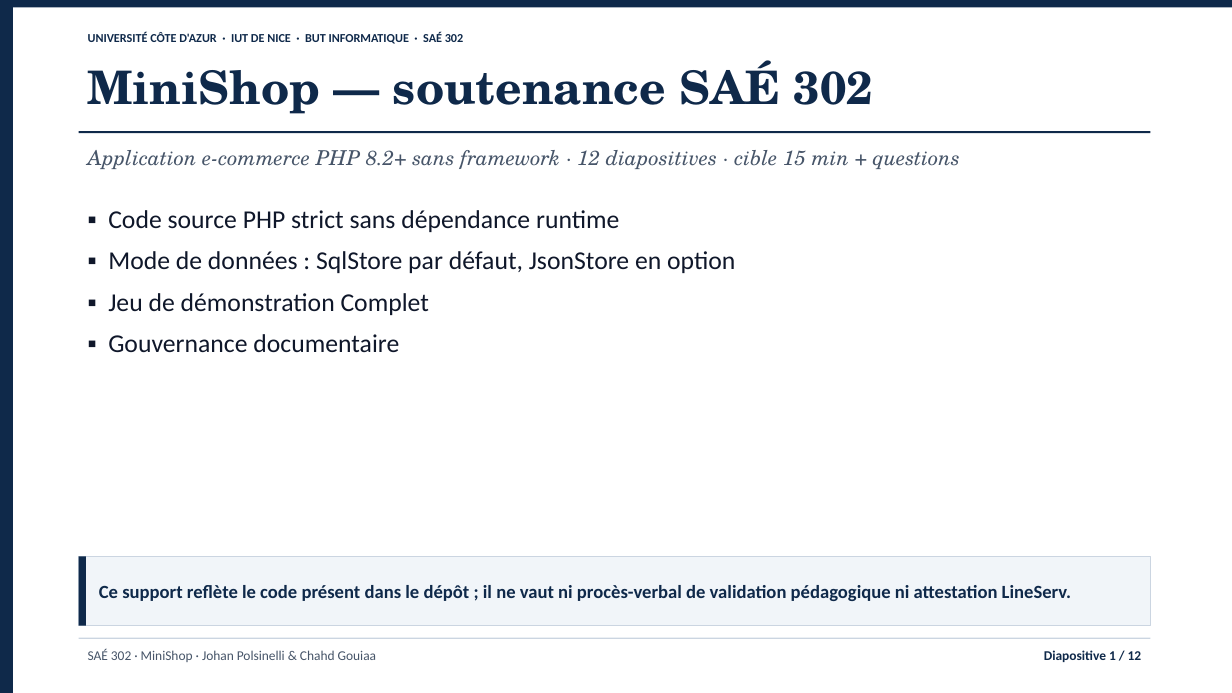
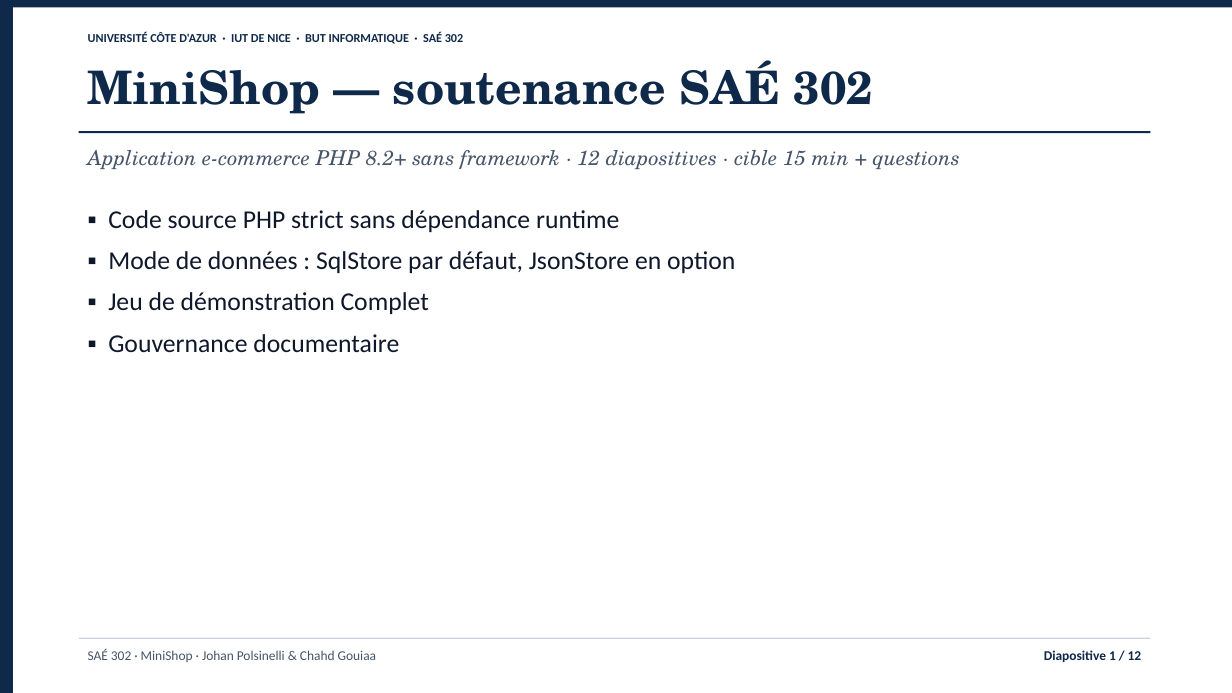
Before and after one commit to jojo8356/SAE-302, a slide deck: slide 1 of livrables/minishop-soutenance.pptx. Drawn at 1232x693 pixels with LibreOffice and Linux fonts; fonts in the diff are those of the drawing. Boxes give left, top, right and bottom in pixels: in the first picture for what was removed or moved away, otherwise in the second. Text is boxed around its words. In the diff, an @@ line names an element or a change of style, - is before the commit and + after.

```diff
--- a/livrables/minishop-soutenance.pptx
+++ b/livrables/minishop-soutenance.pptx
@@ rectangle removed at <box>79,556,1151,626</box> @@
-Ce support reflète le code présent dans le dépôt ; il ne vaut ni procès-verbal de validation pédagogique ni attestation LineServ.
@@ rectangle removed at <box>79,556,86,626</box> @@
```
Also in this commit, not shown: 10 other slides changed, 4 other files.
